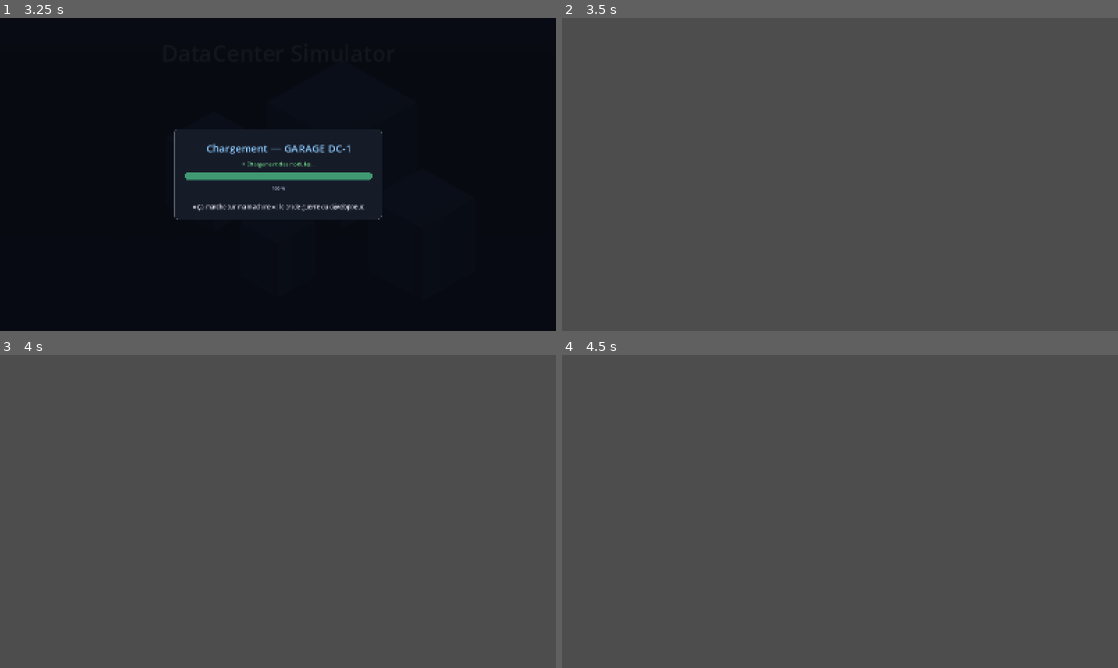
Above: before the commit, frames 1-4 (two rows, left to right).
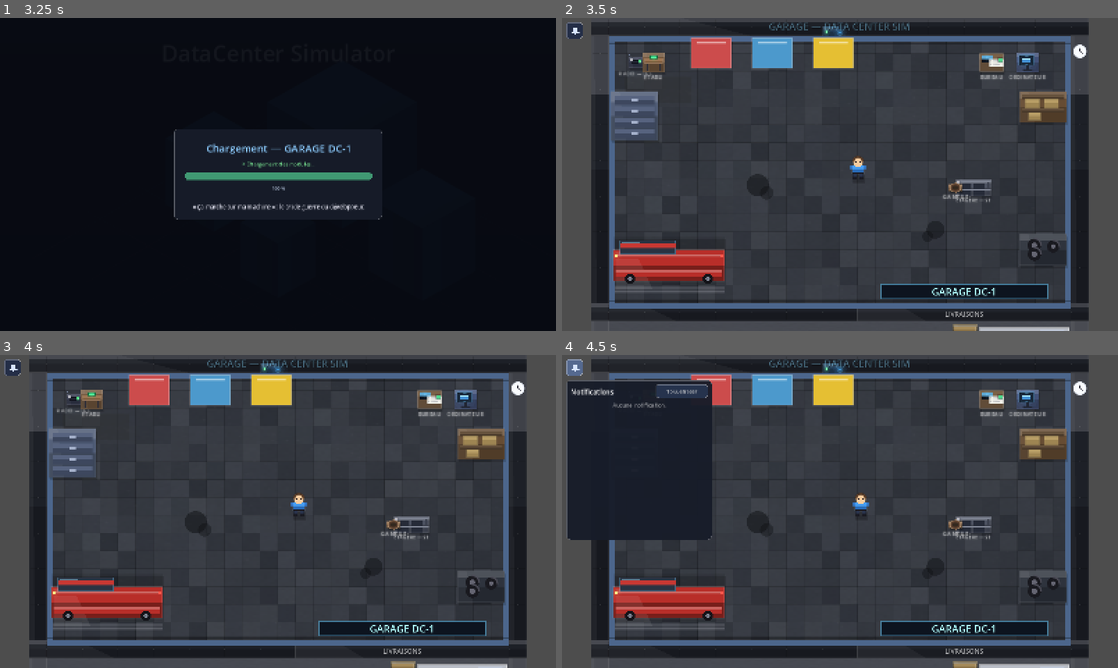
Above: after the commit, the same moments.

Repository: BlackAngelTVdev/DataCenter-Simulator
Game: Godot game, scene res://scenes/ui/menu.tscn
Same seed, same stepped clock (60 frames per second), same inputs: the game is played once before the commit and once after it.
Inputs (mouse positions are in pixels of both pictures, inside the frame that each line leads up to):
- Up to frame 1 (3.25 s): click "Reprendre" at 0.5 s; click "Mes Sauvegardes" at 1.25 s; click "Option" at 2 s; tap Enter at 2.75 s; move the mouse to (400, 158) at 2.77 s; hold D (move_right) from 2.78 s (still down); hold E (interact) from 2.78 s (still down); click (400, 158) at 2.92 s
- Up to frame 2 (3.5 s): keep holding D (move_right); keep holding E (interact)
- Up to frame 3 (4 s): release D (move_right) at 3.5 s; release E (interact) at 3.5 s; drag from (166, 527) to (250, 574) at 3.52 s
- Up to frame 4 (4.5 s): click (573, 367) at 4.27 s

Frame 1 is identical in both runs. In frame 2, 54% of the frame differs, in the area x 0-95%, y 1-100%; in frame 3, 54%; in frame 4, 60%.
Error before the commit: Parse Error: Too many arguments for "toast()" call. Expected at most 1 but received 2. (res://scripts/game/garage_scene.gd:221)

Commit message:
feat(notif): toasts silencieux dans le HUD (paramètre notify)
Le HUD accepte désormais toast(text, notify=false) : les messages banals
remplissent la cloche de notifications uniquement si notify reste true,
avec un commentaire à jour sur add_notification.

Diff:
--- a/scripts/game/game_manager.gd
+++ b/scripts/game/game_manager.gd
@@ -240,9 +240,10 @@
 
 func add_notification(text: String) -> void:
 	## Ajoute une notification au centre de notifications (cloche du HUD).
-	## Déduplication : un message identique au précédent ne repart pas deux
-	## fois de suite (anti-spam des toasts répétés). La liste est plafonnée
-	## à 30 entrées (les plus anciennes sortent).
+	## Seuls les messages IMPORTANTS y arrivent (les infos banales passent par
+	## le paramètre notify=false du HUD). Déduplication : un message identique
+	## au précédent ne repart pas deux fois de suite (anti-spam). La liste est
+	## plafonnée à 30 entrées (les plus anciennes sortent).
 	if not notifications.is_empty() and str(notifications.back().get("text", "")) == text:
 		return
 	notifications.append({"text": text, "read": false})
--- a/scripts/ui/hud.gd
+++ b/scripts/ui/hud.gd
@@ -175,10 +175,13 @@
 	prompt_panel.visible = false
 
 
-func toast(text: String) -> void:
-	## Une notification arrive dans la cloche (plus de toast éphémère en haut
-	## de l'écran). On garde le nom « toast » pour ne pas toucher aux appelants.
-	GameManager.add_notification(text)
-	_refresh_badge()
-	if panel_open:
-		_refresh_list()
+func toast(text: String, notify: bool = true) -> void:
+	## Message dans la cloche de notifications. `notify` = false : message
+	## SILENCIEUX (info banale, chat, radio, poses…) qui ne remplit pas le
+	## centre de notifications — on ne garde dans la cloche que l'ESSENTIEL
+	## (incidents, pannes, alertes réseau, succès).
+	if notify:
+		GameManager.add_notification(text)
+		_refresh_badge()
+		if panel_open:
+			_refresh_list()
